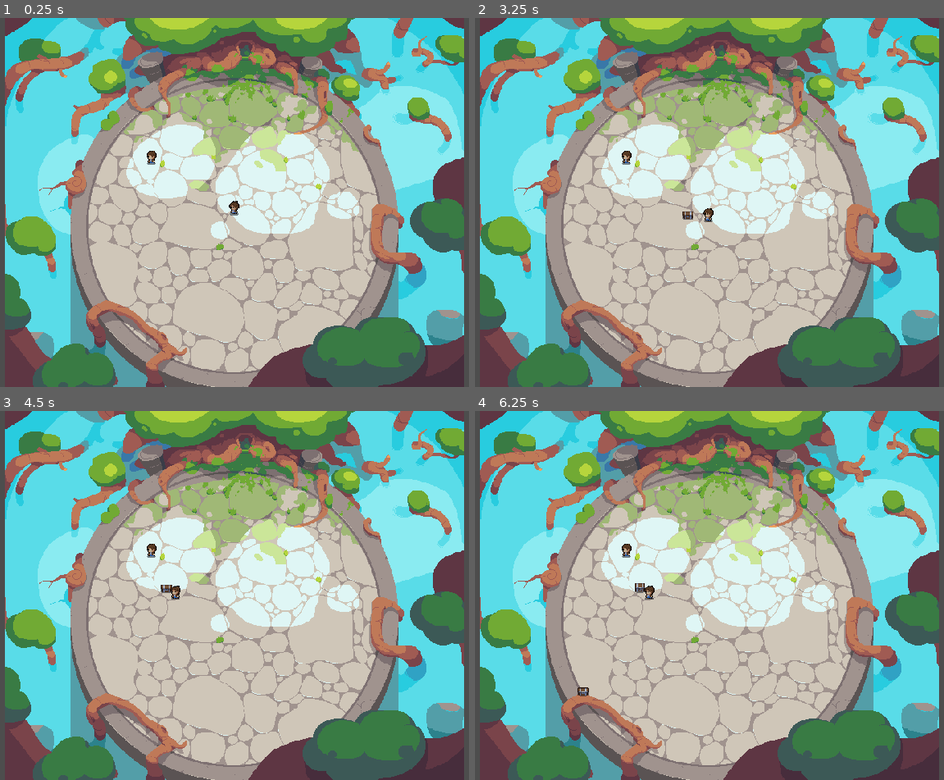
Above: before the commit, frames 1-4 (two rows, left to right).
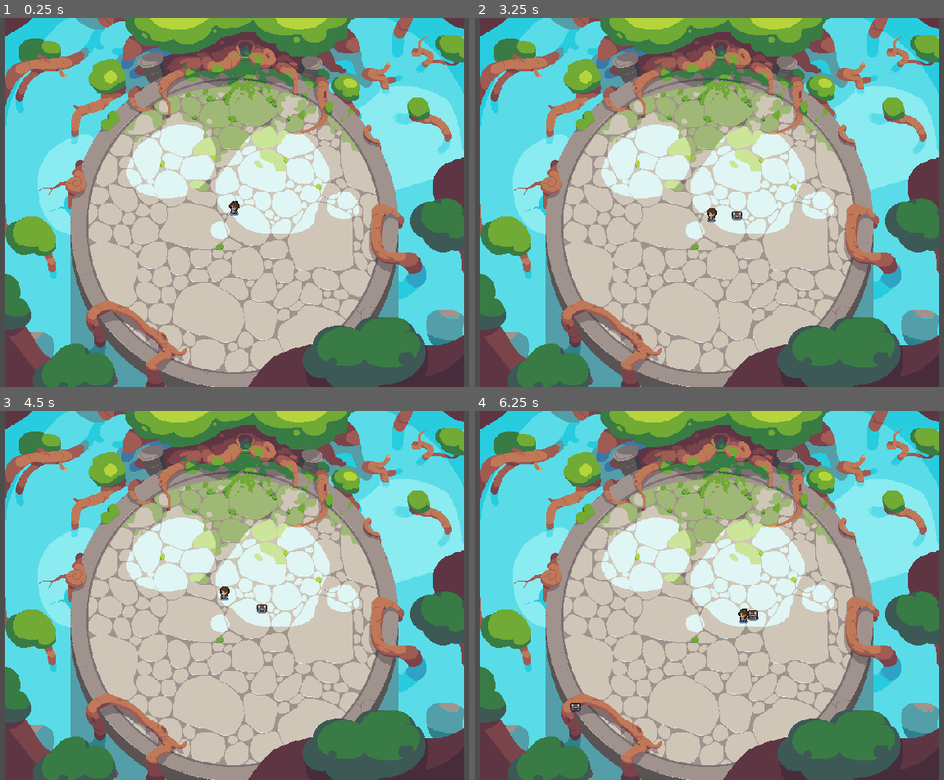
Above: after the commit, the same moments.

Repository: VanillaIceCube/Yokozuna-Ring-Warriors
Game: Godot game, scene res://arenas/arena_01.tscn
The game is run twice, just before and just after one commit, with the same random seed, the same clock (stepped at 60 frames per second) and the same inputs.
Inputs (mouse positions are in pixels of both pictures, inside the frame that each line leads up to):
- Up to frame 1 (0.25 s): no input
- Up to frame 2 (3.25 s): tap Enter at 0.5 s; move the mouse to (854, 184) at 0.52 s; hold R (swing_sword) 0.53-1.28 s; click (854, 184) at 0.67 s; tap Space at 1.25 s; move the mouse to (578, 220) at 1.27 s; hold F (character_knockback) 1.28-2.03 s; tap R (swing_sword) at 1.35, 2.85 s; move the mouse to (775, 121) at 2.02 s; hold R (swing_sword) 2.03-2.78 s; move the mouse to (676, 276) at 2.77 s; click (676, 276) at 2.92 s
- Up to frame 3 (4.5 s): move the mouse to (431, 650) at 3.52 s; hold R (swing_sword) 3.53-4.28 s; hold F (character_knockback) from 3.53 s (still down); move the mouse to (37, 540) at 4.27 s; tap R (swing_sword) at 4.35 s
- Up to frame 4 (6.25 s): move the mouse to (742, 595) at 5.02 s; hold R (swing_sword) 5.03-5.78 s; click (742, 595) at 5.17 s; move the mouse to (611, 503) at 5.77 s; release F (character_knockback) at 5.78 s; tap R (swing_sword) at 5.85 s

The runs differ from the first frame. In frame 1, less than 0.1% of the frame differs, in the area x 31-34%, y 36-40%; in frame 2, 0.2%; in frame 3, 0.3%; in frame 4, 0.4%, in the area x 20-61%, y 36-82%.

Commit message:
naming convention changed

Diff:
--- a/arenas/arena_01.tscn
+++ b/arenas/arena_01.tscn
@@ -1,22 +1,18 @@
-[gd_scene load_steps=5 format=3 uid="uid://poceglpx5tcu"]
+[gd_scene load_steps=4 format=3 uid="uid://poceglpx5tcu"]
 
-[ext_resource type="PackedScene" uid="uid://b4stlm6n8t6hq" path="res://characters/Yokozuna.tscn" id="1_yuyf3"]
-[ext_resource type="Texture2D" uid="uid://d1nns02mmgn2r" path="res://assets/zughy2/Boss arena.png" id="2_8ewhh"]
-[ext_resource type="PackedScene" uid="uid://dli78khlsbdqx" path="res://game_objects/chest_spawner.tscn" id="4_0wdt4"]
-[ext_resource type="PackedScene" uid="uid://myhebkgy4qk3" path="res://characters/Yokotuna.tscn" id="4_w6eot"]
+[ext_resource type="Texture2D" uid="uid://d1nns02mmgn2r" path="res://assets/zughy2/Boss arena.png" id="1_dfc0p"]
+[ext_resource type="PackedScene" uid="uid://b4stlm6n8t6hq" path="res://characters/Yokozuna.tscn" id="2_cdfki"]
+[ext_resource type="PackedScene" uid="uid://dli78khlsbdqx" path="res://game_objects/ChestSpawner.tscn" id="3_onglm"]
 
-[node name="arena_01" type="Node2D"]
+[node name="Arena_01" type="Node2D"]
 
 [node name="Sprite2D" type="Sprite2D" parent="."]
 z_index = -1
-texture = ExtResource("2_8ewhh")
+texture = ExtResource("1_dfc0p")
 
 [node name="Camera2D" type="Camera2D" parent="."]
 zoom = Vector2(0.5, 0.5)
 
-[node name="Yokozuna" parent="." instance=ExtResource("1_yuyf3")]
+[node name="Yokozuna" parent="." instance=ExtResource("2_cdfki")]
 
-[node name="chest_spawner" parent="." instance=ExtResource("4_0wdt4")]
-
-[node name="RigidBody2D" parent="." instance=ExtResource("4_w6eot")]
-position = Vector2(-121, -74)
+[node name="ChestSpawner" parent="." instance=ExtResource("3_onglm")]
--- /dev/null
+++ b/character_components/PhysicsComponent.tscn
@@ -0,0 +1,6 @@
+[gd_scene load_steps=2 format=3 uid="uid://bvqk1c7c85gu8"]
+
+[ext_resource type="Script" path="res://character_components/PhysicsComponent.gd" id="1_g12lf"]
+
+[node name="PhysicsComponent" type="Node"]
+script = ExtResource("1_g12lf")
--- a/character_components/physics_component.tscn
+++ /dev/null
@@ -1,6 +0,0 @@
-[gd_scene load_steps=2 format=3 uid="uid://bvqk1c7c85gu8"]
-
-[ext_resource type="Script" path="res://character_components/physics_component.gd" id="1_oqxxq"]
-
-[node name="PhysicsComponent" type="Node"]
-script = ExtResource("1_oqxxq")
--- a/characters/Yokotuna.tscn
+++ b/characters/Yokotuna.tscn
@@ -2,7 +2,7 @@
 
 [ext_resource type="Script" path="res://characters/Yokotuna.gd" id="1_ji3i0"]
 [ext_resource type="Texture2D" uid="uid://ckdydugkce4yv" path="res://assets/mystic_woods_free_2.1/sprites/characters/player.png" id="1_skil2"]
-[ext_resource type="PackedScene" uid="uid://bvqk1c7c85gu8" path="res://character_components/physics_component.tscn" id="3_wf4o7"]
+[ext_resource type="PackedScene" uid="uid://bvqk1c7c85gu8" path="res://character_components/PhysicsComponent.tscn" id="3_wf4o7"]
 
 [sub_resource type="CapsuleShape2D" id="CapsuleShape2D_6m82e"]
 radius = 7.0
--- a/game_objects/chest_spawner.gd
+++ b/game_objects/ChestSpawner.gd
@@ -1,6 +1,6 @@
 extends Node
 
-var objectScene = preload("res://objects/chest.tscn")  # Replace with the path to your object scene
+var objectScene = preload("res://objects/Chest.tscn")  # Replace with the path to your object scene
 
 func _on_timer_timeout():
 	print("Spawn Chest")
--- a/game_objects/chest_spawner.tscn
+++ b/game_objects/ChestSpawner.tscn
@@ -1,8 +1,8 @@
 [gd_scene load_steps=2 format=3 uid="uid://dli78khlsbdqx"]
 
-[ext_resource type="Script" path="res://game_objects/chest_spawner.gd" id="1_vrchc"]
+[ext_resource type="Script" path="res://game_objects/ChestSpawner.gd" id="1_vrchc"]
 
-[node name="chest_spawner" type="Node"]
+[node name="ChestSpawner" type="Node"]
 script = ExtResource("1_vrchc")
 
 [node name="Timer" type="Timer" parent="."]
--- a/objects/chest.tscn
+++ b/objects/chest.tscn
@@ -1,8 +1,8 @@
 [gd_scene load_steps=16 format=3 uid="uid://bobpvvdw2e2x1"]
 
-[ext_resource type="Script" path="res://objects/chest.gd" id="1_c5ggc"]
-[ext_resource type="Texture2D" uid="uid://dgymcvlahe3ta" path="res://assets/mystic_woods_free_2.1/sprites/objects/chest_01.png" id="1_xob0o"]
-[ext_resource type="Script" path="res://objects/Damageable.gd" id="3_7v0yc"]
+[ext_resource type="Script" path="res://objects/Chest.gd" id="1_uywfd"]
+[ext_resource type="Texture2D" uid="uid://dgymcvlahe3ta" path="res://assets/mystic_woods_free_2.1/sprites/objects/chest_01.png" id="2_4chli"]
+[ext_resource type="Script" path="res://objects/Damageable.gd" id="3_ou61q"]
 
 [sub_resource type="RectangleShape2D" id="RectangleShape2D_odrp0"]
 size = Vector2(14, 13)
@@ -85,13 +85,13 @@
 
 [sub_resource type="AnimationNodeStateMachinePlayback" id="AnimationNodeStateMachinePlayback_3ydn7"]
 
-[node name="chest" type="RigidBody2D"]
+[node name="Chest" type="RigidBody2D"]
 gravity_scale = 0.0
 lock_rotation = true
-script = ExtResource("1_c5ggc")
+script = ExtResource("1_uywfd")
 
 [node name="Sprite2D" type="Sprite2D" parent="."]
-texture = ExtResource("1_xob0o")
+texture = ExtResource("2_4chli")
 hframes = 4
 
 [node name="CollisionShape2D" type="CollisionShape2D" parent="."]
--- a/project.godot
+++ b/project.godot
@@ -11,7 +11,7 @@
 [application]
 
 config/name="Yokozuna Ring Warriors"
-run/main_scene="res://arenas/arena_01.tscn"
+run/main_scene="res://arenas/Arena_01.tscn"
 config/features=PackedStringArray("4.0", "Forward Plus")
 config/icon="res://icon.svg"
 
Renamed: character_components/physics_component.gd -> character_components/PhysicsComponent.gd
Not shown: 1 places in objects/chest.tscn that only renumber resources
